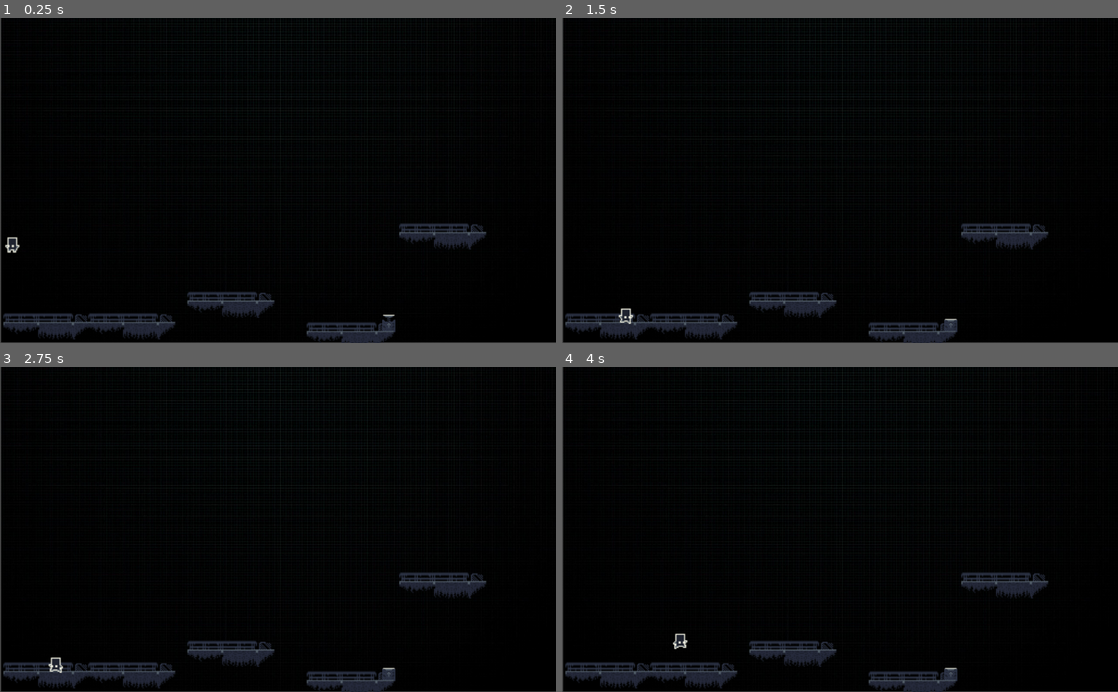
Above: before the commit, frames 1-4 (two rows, left to right).
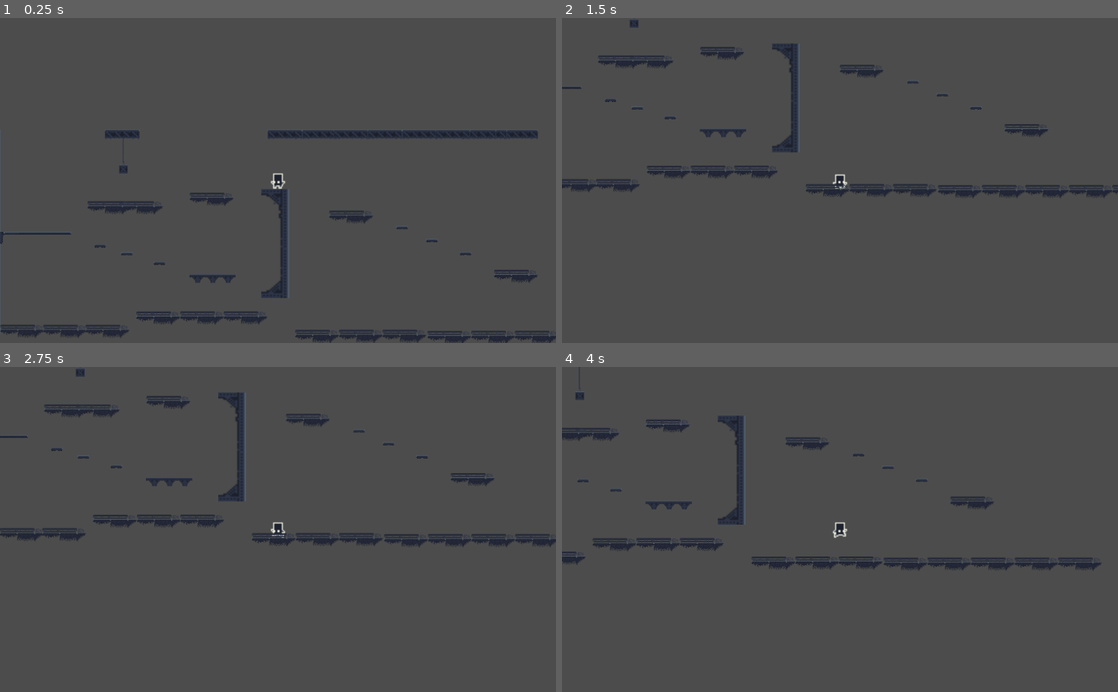
Above: after the commit, the same moments.

Repository: sennedjem/-unq-ipv-minion3
Game: Godot game, scene res://Nivel 1.tscn
The game is run twice, just before and just after one commit, with the same random seed, the same clock (stepped at 60 frames per second) and the same inputs. Before the commit the project starts from res://SegundoNivel/SegundoNIvel.tscn.
Inputs:
- Up to frame 1 (0.25 s): no input
- Up to frame 2 (1.5 s): hold Right (ui_right) from 0.53 s (still down); tap Space (ui_select) at 0.77 s
- Up to frame 3 (2.75 s): tap Space (ui_select) at 1.52 s; release Right (ui_right) at 2.03 s; hold Left (ui_left) from 2.03 s (still down)
- Up to frame 4 (4 s): release Left (ui_left) at 2.78 s; hold Right (ui_right) from 2.78 s (still down); tap Space (ui_select) at 3.02, 3.77 s

The runs differ from the first frame. In frame 1, 99% of the frame differs, in the area x 0-100%, y 0-100%; in frame 2, 99%; in frame 3, 99%; in frame 4, 99%.

Commit message:
Nivel uno

Diff:
--- /dev/null
+++ b/CajaFinal.tscn
@@ -0,0 +1,27 @@
+[gd_scene load_steps=5 format=2]
+
+[ext_resource path="res://Caja final/Caja 3.png" type="Texture" id=1]
+[ext_resource path="res://Caja final/Caja 1.png" type="Texture" id=2]
+[ext_resource path="res://Caja final/Caja 2.png" type="Texture" id=3]
+
+[sub_resource type="SpriteFrames" id=1]
+animations = [ {
+"frames": [ ExtResource( 2 ), ExtResource( 3 ) ],
+"loop": true,
+"name": "mitad",
+"speed": 3.0
+}, {
+"frames": [ ExtResource( 2 ), ExtResource( 3 ), ExtResource( 1 ) ],
+"loop": true,
+"name": "fin",
+"speed": 3.0
+} ]
+
+[node name="Node2D" type="Node2D"]
+
+[node name="AnimatedSprite" type="AnimatedSprite" parent="."]
+position = Vector2( 92.1733, 38.1407 )
+frames = SubResource( 1 )
+animation = "fin"
+frame = 1
+playing = true
--- /dev/null
+++ b/Nivel 1.tscn
@@ -0,0 +1,393 @@
+[gd_scene load_steps=15 format=2]
+
+[ext_resource path="res://Personajes/Personaje.tscn" type="PackedScene" id=1]
+[ext_resource path="res://Texturas/plataforma1.png" type="Texture" id=2]
+[ext_resource path="res://Texturas/Plataformita.png" type="Texture" id=3]
+[ext_resource path="res://Texturas/Limit vertical.png" type="Texture" id=4]
+[ext_resource path="res://Texturas/Plataforma que cae.png" type="Texture" id=5]
+[ext_resource path="res://Texturas/Pendiente.png" type="Texture" id=6]
+[ext_resource path="res://Texturas/Puente.png" type="Texture" id=7]
+[ext_resource path="res://Texturas/Gancho.png" type="Texture" id=8]
+[ext_resource path="res://Texturas/Cadena.png" type="Texture" id=9]
+[ext_resource path="res://Texturas/Caja.png" type="Texture" id=10]
+[ext_resource path="res://Texturas/Limit horizontal.png" type="Texture" id=11]
+[ext_resource path="res://Texturas/Saliente.png" type="Texture" id=12]
+
+[sub_resource type="RectangleShape2D" id=1]
+extents = Vector2( 118.131, 4.19318 )
+
+[sub_resource type="RectangleShape2D" id=2]
+extents = Vector2( 9.31717, 227.384 )
+
+[node name="Nivel 1" type="Node2D"]
+
+[node name="KinematicBody2D" parent="." instance=ExtResource( 1 )]
+position = Vector2( 568.235, 247.438 )
+
+[node name="Plataformas" type="Node" parent="."]
+
+[node name="plataforma7" type="Sprite" parent="Plataformas"]
+position = Vector2( 797.621, 527.381 )
+texture = ExtResource( 2 )
+offset = Vector2( -157.688, 6.82312 )
+
+[node name="plataforma8" type="Sprite" parent="Plataformas/plataforma7"]
+texture = ExtResource( 2 )
+offset = Vector2( -76.9904, 6.59082 )
+
+[node name="plataforma9" type="Sprite" parent="Plataformas/plataforma7"]
+texture = ExtResource( 2 )
+offset = Vector2( 3.00964, 6.59082 )
+
+[node name="plataforma10" type="Sprite" parent="Plataformas/plataforma7"]
+position = Vector2( 243.52, 1.8877 )
+texture = ExtResource( 2 )
+offset = Vector2( -157.688, 6.82312 )
+
+[node name="plataforma11" type="Sprite" parent="Plataformas/plataforma7"]
+position = Vector2( 243.52, 1.8877 )
+texture = ExtResource( 2 )
+offset = Vector2( -76.9904, 6.59082 )
+
+[node name="plataforma12" type="Sprite" parent="Plataformas/plataforma7"]
+position = Vector2( 243.52, 1.8877 )
+texture = ExtResource( 2 )
+offset = Vector2( 3.00964, 6.59082 )
+
+[node name="plataforma13" type="Sprite" parent="Plataformas/plataforma7"]
+position = Vector2( 403.978, 1.8877 )
+texture = ExtResource( 2 )
+offset = Vector2( -76.9904, 6.59082 )
+
+[node name="plataforma14" type="Sprite" parent="Plataformas/plataforma7"]
+position = Vector2( 403.978, 1.8877 )
+texture = ExtResource( 2 )
+offset = Vector2( 3.00964, 6.59082 )
+
+[node name="plataforma4" type="Sprite" parent="Plataformas"]
+position = Vector2( 347.332, 491.494 )
+texture = ExtResource( 2 )
+offset = Vector2( 0, 8.73145 )
+
+[node name="plataforma5" type="Sprite" parent="Plataformas/plataforma4"]
+position = Vector2( 80.6973, -0.2323 )
+texture = ExtResource( 2 )
+offset = Vector2( 0, 8.73145 )
+
+[node name="plataforma6" type="Sprite" parent="Plataformas/plataforma4"]
+position = Vector2( 160.697, -0.2323 )
+texture = ExtResource( 2 )
+offset = Vector2( 0, 8.73145 )
+
+[node name="StaticBody2D2" type="StaticBody2D" parent="Plataformas/plataforma4"]
+position = Vector2( -347.332, -491.494 )
+
+[node name="CollisionShape2D" type="CollisionShape2D" parent="Plataformas/plataforma4/StaticBody2D2"]
+position = Vector2( 426.382, 506.471 )
+shape = SubResource( 1 )
+
+[node name="CollisionShape2D2" type="CollisionShape2D" parent="Plataformas/plataforma4/StaticBody2D2"]
+position = Vector2( 711.642, 539.783 )
+shape = SubResource( 1 )
+
+[node name="CollisionShape2D3" type="CollisionShape2D" parent="Plataformas/plataforma4/StaticBody2D2"]
+position = Vector2( 955.161, 541.671 )
+shape = SubResource( 1 )
+
+[node name="CollisionShape2D4" type="CollisionShape2D" parent="Plataformas/plataforma4/StaticBody2D2"]
+position = Vector2( 1115.62, 541.671 )
+shape = SubResource( 1 )
+
+[node name="plataforma1" type="Sprite" parent="Plataformas"]
+position = Vector2( 96.8292, 524.698 )
+texture = ExtResource( 2 )
+
+[node name="plataforma2" type="Sprite" parent="Plataformas/plataforma1"]
+position = Vector2( 78.7955, 0.23999 )
+texture = ExtResource( 2 )
+
+[node name="plataforma3" type="Sprite" parent="Plataformas/plataforma1"]
+position = Vector2( 156.911, 0.23999 )
+texture = ExtResource( 2 )
+
+[node name="StaticBody2D" type="StaticBody2D" parent="Plataformas/plataforma1"]
+position = Vector2( -102.329, -524.198 )
+
+[node name="CollisionShape2D" type="CollisionShape2D" parent="Plataformas/plataforma1/StaticBody2D"]
+position = Vector2( 175.521, 528.457 )
+shape = SubResource( 1 )
+
+[node name="Pared izquierda" type="Node2D" parent="."]
+position = Vector2( 77.1883, 508.494 )
+
+[node name="Limit vertical" type="Sprite" parent="Pared izquierda"]
+position = Vector2( -28.9675, -7.29224 )
+texture = ExtResource( 4 )
+
+[node name="Limit vertical2" type="Sprite" parent="Pared izquierda"]
+position = Vector2( -28.9675, -69.2922 )
+texture = ExtResource( 4 )
+
+[node name="Limit vertical3" type="Sprite" parent="Pared izquierda"]
+position = Vector2( -28.9675, -132.292 )
+texture = ExtResource( 4 )
+
+[node name="Limit vertical4" type="Sprite" parent="Pared izquierda"]
+position = Vector2( -28.9675, -196.292 )
+texture = ExtResource( 4 )
+
+[node name="Limit vertical5" type="Sprite" parent="Pared izquierda"]
+position = Vector2( -28.9675, -258.292 )
+texture = ExtResource( 4 )
+
+[node name="Limit vertical6" type="Sprite" parent="Pared izquierda"]
+position = Vector2( -28.9675, -320.292 )
+texture = ExtResource( 4 )
+
+[node name="StaticBody2D" type="StaticBody2D" parent="Pared izquierda"]
+
+[node name="CollisionShape2D" type="CollisionShape2D" parent="Pared izquierda/StaticBody2D"]
+position = Vector2( -29.9661, -131.851 )
+shape = SubResource( 2 )
+
+[node name="Plataformita" type="Sprite" parent="."]
+position = Vector2( 452.761, 382.237 )
+texture = ExtResource( 3 )
+offset = Vector2( -4.97995, 48.7217 )
+__meta__ = {
+"_edit_group_": true
+}
+
+[node name="StaticBody2D" type="StaticBody2D" parent="Plataformita"]
+
+[node name="CollisionPolygon2D" type="CollisionPolygon2D" parent="Plataformita/StaticBody2D"]
+polygon = PoolVector2Array( -46.8242, 41.8984, 37.6679, 41.8984, 37.4031, 46.1363, -46.5594, 46.666 )
+
+[node name="Parante Izquierdo" type="Node2D" parent="."]
+
+[node name="Pendiente" type="Sprite" parent="Parante Izquierdo"]
+position = Vector2( 76.3009, 356.219 )
+texture = ExtResource( 6 )
+
+[node name="Puente" type="Sprite" parent="Parante Izquierdo"]
+position = Vector2( 107.728, 347.724 )
+texture = ExtResource( 7 )
+
+[node name="Puente2" type="Sprite" parent="Parante Izquierdo"]
+position = Vector2( 137.728, 347.724 )
+texture = ExtResource( 7 )
+
+[node name="Puente3" type="Sprite" parent="Parante Izquierdo"]
+position = Vector2( 169.728, 347.724 )
+texture = ExtResource( 7 )
+
+[node name="StaticBody2D" type="StaticBody2D" parent="Parante Izquierdo"]
+
+[node name="CollisionPolygon2D" type="CollisionPolygon2D" parent="Parante Izquierdo/StaticBody2D"]
+position = Vector2( 0, 1.05612 )
+polygon = PoolVector2Array( 186.691, 345.25, 186.691, 350.111, 56.6237, 350.003, 56.4364, 345.321 )
+
+[node name="Plataformas Que Caen" type="Node2D" parent="."]
+
+[node name="Plataforma que cae" type="Sprite" parent="Plataformas Que Caen"]
+position = Vector2( 240.072, 422.959 )
+texture = ExtResource( 5 )
+offset = Vector2( 109.93, -19.9308 )
+
+[node name="StaticBody2D" type="StaticBody2D" parent="Plataformas Que Caen/Plataforma que cae"]
+
+[node name="CollisionPolygon2D" type="CollisionPolygon2D" parent="Plataformas Que Caen/Plataforma que cae/StaticBody2D"]
+polygon = PoolVector2Array( -8.03711, -55.403, -8.31772, -49.7906, 11.8866, -49.7906, 11.8866, -54.5611 )
+
+[node name="Plataforma que cae2" type="Sprite" parent="Plataformas Que Caen"]
+position = Vector2( 179.895, 405.672 )
+texture = ExtResource( 5 )
+offset = Vector2( 109.93, -19.9308 )
+
+[node name="StaticBody2D" type="StaticBody2D" parent="Plataformas Que Caen/Plataforma que cae2"]
+position = Vector2( 0, -6 )
+
+[node name="CollisionPolygon2D" type="CollisionPolygon2D" parent="Plataformas Que Caen/Plataforma que cae2/StaticBody2D"]
+position = Vector2( 0, 3.56763 )
+polygon = PoolVector2Array( 100.35, -22.5954, 120.555, -22.5954, 120.555, -17.2637, 99.5085, -16.9831 )
+
+[node name="Plataforma que cae3" type="Sprite" parent="Plataformas Que Caen"]
+position = Vector2( 130.496, 390.784 )
+texture = ExtResource( 5 )
+offset = Vector2( 109.93, -19.9308 )
+
+[node name="StaticBody2D" type="StaticBody2D" parent="Plataformas Que Caen/Plataforma que cae3"]
+position = Vector2( 0, -6 )
+
+[node name="CollisionPolygon2D" type="CollisionPolygon2D" parent="Plataformas Que Caen/Plataforma que cae3/StaticBody2D"]
+position = Vector2( 3, 7.94604 )
+polygon = PoolVector2Array( 207.591, 9.97104, 227.795, 9.97104, 227.795, 14.7415, 207.31, 14.4609 )
+
+[node name="Plataforma que cae4" type="Sprite" parent="Plataformas Que Caen"]
+position = Vector2( 913.491, 385.237 )
+texture = ExtResource( 5 )
+__meta__ = {
+"_edit_group_": true
+}
+
+[node name="StaticBody2D" type="StaticBody2D" parent="Plataformas Que Caen/Plataforma que cae4"]
+
+[node name="CollisionPolygon2D" type="CollisionPolygon2D" parent="Plataformas Que Caen/Plataforma que cae4/StaticBody2D"]
+polygon = PoolVector2Array( -9.63184, -2.51608, 9.02014, -2.11923, 9.41699, 2.64297, -9.23499, 2.64297 )
+
+[node name="Plataforma que cae5" type="Sprite" parent="Plataformas Que Caen"]
+position = Vector2( 796.948, 337.668 )
+texture = ExtResource( 5 )
+__meta__ = {
+"_edit_group_": true
+}
+
+[node name="StaticBody2D" type="StaticBody2D" parent="Plataformas Que Caen/Plataforma que cae5"]
+
+[node name="CollisionPolygon2D" type="CollisionPolygon2D" parent="Plataformas Que Caen/Plataforma que cae5/StaticBody2D"]
+polygon = PoolVector2Array( -8.96973, -1.37933, 10.476, -0.982483, 9.68225, 2.58917, -8.57288, 2.58917 )
+
+[node name="Plataforma Alta" type="Node2D" parent="."]
+position = Vector2( 257.448, 296.581 )
+__meta__ = {
+"_edit_group_": true
+}
+
+[node name="plataforma3" type="Sprite" parent="Plataforma Alta"]
+position = Vector2( 58.3613, 0.0778198 )
+texture = ExtResource( 2 )
+
+[node name="plataforma1" type="Sprite" parent="Plataforma Alta"]
+texture = ExtResource( 2 )
+
+[node name="StaticBody2D" type="StaticBody2D" parent="Plataforma Alta"]
+
+[node name="CollisionPolygon2D" type="CollisionPolygon2D" parent="Plataforma Alta/StaticBody2D"]
+polygon = PoolVector2Array( -39.4798, -0.223602, -39.4798, 5.20773, 95.834, 6.06134, 98.0944, 0.494751 )
+
+[node name="Plataforma con Enemigo" type="Node2D" parent="."]
+position = Vector2( 10.5902, -1.57254 )
+__meta__ = {
+"_edit_group_": true
+}
+
+[node name="plataforma2" type="Sprite" parent="Plataforma con Enemigo"]
+position = Vector2( 435.107, 282.566 )
+texture = ExtResource( 2 )
+
+[node name="StaticBody2D" type="StaticBody2D" parent="Plataforma con Enemigo/plataforma2"]
+
+[node name="CollisionPolygon2D" type="CollisionPolygon2D" parent="Plataforma con Enemigo/plataforma2/StaticBody2D"]
+polygon = PoolVector2Array( 39.8925, 0.683502, -39.8575, 1.1835, -40.1075, 5.6835, 39.3925, 5.1835 )
+
+[node name="Techo con gancho" type="Node2D" parent="."]
+__meta__ = {
+"_edit_group_": true
+}
+
+[node name="Limit horizontal" type="Sprite" parent="Techo con gancho"]
+position = Vector2( 281.037, 165.256 )
+texture = ExtResource( 11 )
+
+[node name="Cadena" type="Sprite" parent="Techo con gancho"]
+position = Vector2( 283.683, 178.91 )
+texture = ExtResource( 9 )
+
+[node name="Cadena2" type="Sprite" parent="Techo con gancho"]
+position = Vector2( 283.683, 193.144 )
+texture = ExtResource( 9 )
+
+[node name="Cadena3" type="Sprite" parent="Techo con gancho"]
+position = Vector2( 283.683, 207.144 )
+texture = ExtResource( 9 )
+
+[node name="Gancho" type="Sprite" parent="Techo con gancho"]
+position = Vector2( 283.472, 218.562 )
+texture = ExtResource( 8 )
+
+[node name="Caja" type="Sprite" parent="Techo con gancho"]
+position = Vector2( 283.013, 229.136 )
+texture = ExtResource( 10 )
+
+[node name="Saliente" type="Sprite" parent="."]
+position = Vector2( 563.253, 366.477 )
+scale = Vector2( 3.22614, 2.83193 )
+texture = ExtResource( 12 )
+__meta__ = {
+"_edit_group_": true
+}
+
+[node name="StaticBody2D" type="StaticBody2D" parent="Saliente"]
+
+[node name="CollisionPolygon2D" type="CollisionPolygon2D" parent="Saliente/StaticBody2D"]
+polygon = PoolVector2Array( -7.33212, -35.0328, -7.33212, -32.5864, 1.71399, -25.6548, 2.75777, 22.8663, -2.80908, 30.6134, -7.68007, 30.6134, -7.33212, 35.0986, 7.62874, 35.5063, 7.28081, -35.4406 )
+
+[node name="plataforma1" type="Sprite" parent="."]
+position = Vector2( 702.704, 313.884 )
+texture = ExtResource( 2 )
+__meta__ = {
+"_edit_group_": true
+}
+
+[node name="StaticBody2D" type="StaticBody2D" parent="plataforma1"]
+
+[node name="CollisionPolygon2D" type="CollisionPolygon2D" parent="plataforma1/StaticBody2D"]
+polygon = PoolVector2Array( -39.9581, 1.3884, -39.9581, 6.28833, 38.441, 6.7338, 39.3318, 0.942963 )
+
+[node name="Plataforma que cae2" type="Sprite" parent="."]
+position = Vector2( 851.652, 361.453 )
+texture = ExtResource( 5 )
+
+[node name="StaticBody2D" type="StaticBody2D" parent="Plataforma que cae2"]
+
+[node name="CollisionPolygon2D" type="CollisionPolygon2D" parent="Plataforma que cae2/StaticBody2D"]
+polygon = PoolVector2Array( -10.2946, -3.00894, 9.34845, -2.72833, 9.62909, 3.16458, -9.7334, 2.60336 )
+
+[node name="Techo" type="Node2D" parent="."]
+
+[node name="Limit horizontal" type="Sprite" parent="Techo"]
+position = Vector2( 580.872, 165.417 )
+texture = ExtResource( 11 )
+
+[node name="Limit horizontal2" type="Sprite" parent="Techo"]
+position = Vector2( 644.872, 165.417 )
+texture = ExtResource( 11 )
+
+[node name="Limit horizontal3" type="Sprite" parent="Techo"]
+position = Vector2( 701.872, 165.417 )
+texture = ExtResource( 11 )
+
+[node name="Limit horizontal4" type="Sprite" parent="Techo"]
+position = Vector2( 764.872, 165.417 )
+texture = ExtResource( 11 )
+
+[node name="Limit horizontal5" type="Sprite" parent="Techo"]
+position = Vector2( 828.872, 165.417 )
+texture = ExtResource( 11 )
+
+[node name="Limit horizontal6" type="Sprite" parent="Techo"]
+position = Vector2( 1014.87, 165.417 )
+texture = ExtResource( 11 )
+
+[node name="Limit horizontal7" type="Sprite" parent="Techo"]
+position = Vector2( 957.872, 165.417 )
+texture = ExtResource( 11 )
+
+[node name="Limit horizontal9" type="Sprite" parent="Techo"]
+position = Vector2( 937.872, 165.417 )
+texture = ExtResource( 11 )
+
+[node name="Limit horizontal8" type="Sprite" parent="Techo"]
+position = Vector2( 889.872, 165.417 )
+texture = ExtResource( 11 )
+
+[node name="Fin" type="Node2D" parent="."]
+
+[node name="plataforma2" type="Sprite" parent="Fin"]
+position = Vector2( 1006.25, 423.291 )
+texture = ExtResource( 2 )
+
+[node name="StaticBody2D" type="StaticBody2D" parent="Fin/plataforma2"]
+
+[node name="CollisionPolygon2D" type="CollisionPolygon2D" parent="Fin/plataforma2/StaticBody2D"]
+polygon = PoolVector2Array( -39.6083, -0.357697, -39.6083, 4.80136, 37.7776, 4.80136, 38.9681, 1.22971 )
--- a/Personajes/Personaje.tscn
+++ b/Personajes/Personaje.tscn
@@ -39,3 +39,14 @@
 [node name="CollisionShape2D" type="CollisionShape2D" parent="."]
 position = Vector2( 0.793701, 1.98425 )
 shape = SubResource( 2 )
+
+[node name="Camera2D" type="Camera2D" parent="."]
+current = true
+limit_left = -1000000
+limit_top = -1000000
+limit_right = 1000000
+limit_bottom = 1000000
+limit_smoothed = true
+drag_margin_left = 0.0
+drag_margin_top = 0.0
+editor_draw_limits = true
--- a/SegundoNivel/SegundoNIvel.tscn
+++ b/SegundoNivel/SegundoNIvel.tscn
@@ -2,11 +2,11 @@
 
 [ext_resource path="res://Texturas/fondonegro.jpg" type="Texture" id=1]
 [ext_resource path="res://Personajes/Personaje.tscn" type="PackedScene" id=2]
-[ext_resource path="res://plataforma1.png" type="Texture" id=3]
+[ext_resource path="res://Texturas/plataforma1.png" type="Texture" id=3]
 [ext_resource path="res://Texturas/CosoDeSalto2.png" type="Texture" id=4]
 [ext_resource path="res://Texturas/CosoDeSalto1.png" type="Texture" id=5]
 
-[sub_resource type="SpriteFrames" id=2]
+[sub_resource type="SpriteFrames" id=1]
 animations = [ {
 "frames": [ ExtResource( 5 ) ],
 "loop": true,
--- a/project.godot
+++ b/project.godot
@@ -16,7 +16,7 @@
 [application]
 
 config/name="Unq-ipv-minion 3"
-run/main_scene="res://SegundoNivel/SegundoNIvel.tscn"
+run/main_scene="res://Nivel 1.tscn"
 config/icon="res://icon.png"
 
 [rendering]
Binary file added: Caja final/Caja 1.png
Not shown, added: Caja final/Caja 1.png.import
Binary file added: Caja final/Caja 2.png
Not shown, added: Caja final/Caja 2.png.import
Binary file added: Caja final/Caja 3.png
Not shown, added: Caja final/Caja 3.png.import
Not shown: 7 places in SegundoNivel/SegundoNIvel.tscn that only renumber resources
Binary file added: Texturas/Cadena.png
Not shown, added: Texturas/Cadena.png.import
Binary file added: Texturas/Caja.png
Not shown, added: Texturas/Caja.png.import
Binary file added: Texturas/Gancho.png
(and 17 more such lines)
